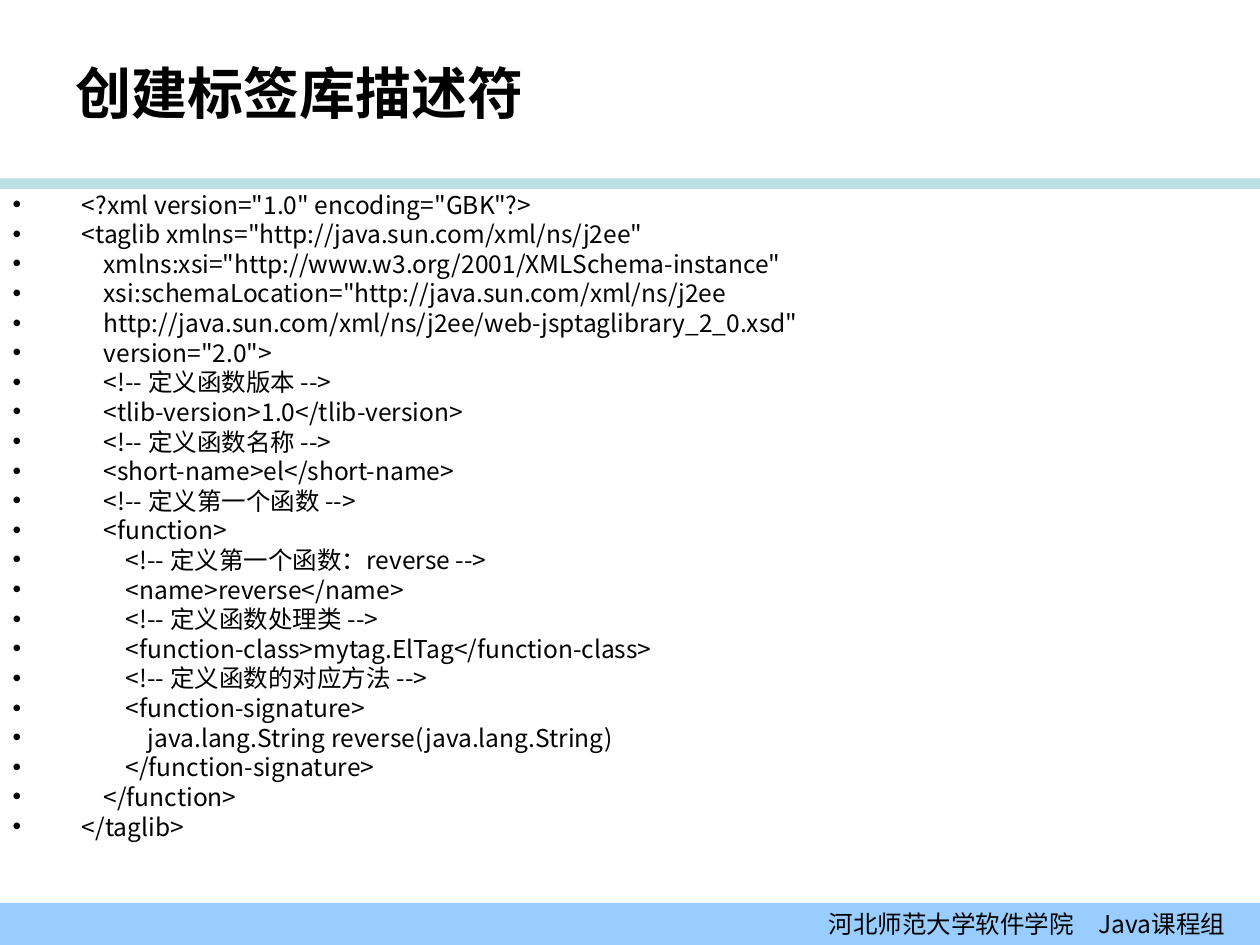
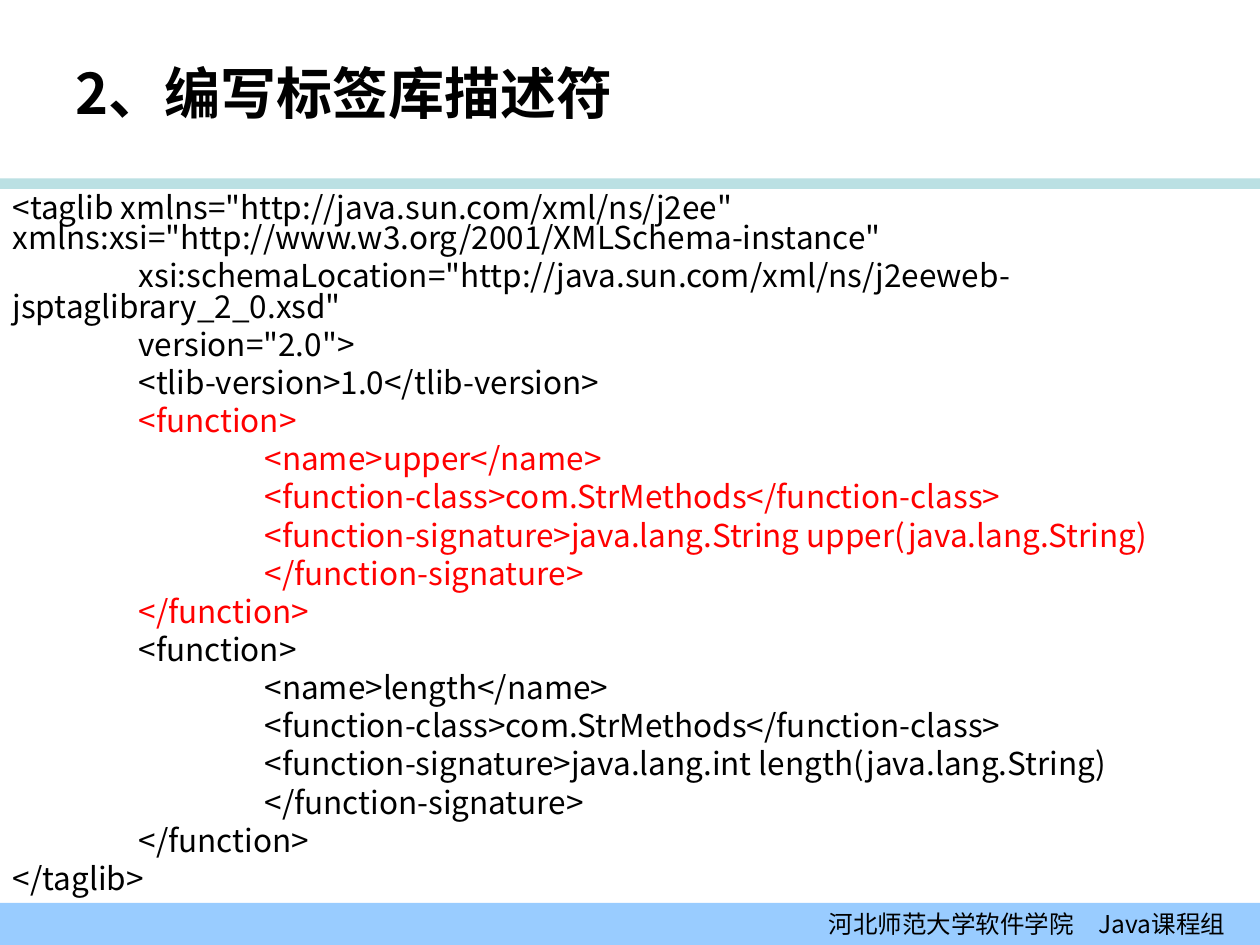
Before and after one commit to edu2act/course-JavaEE, a slide deck: slide 25 of 课程PPT/04-02_表达式语言（EL）.ppt. Drawn at 1260x945 pixels with LibreOffice and Linux fonts; fonts in the diff are those of the drawing; background and template pictures are left out. Boxes give left, top, right and bottom in pixels: in the first picture for what was removed or moved away, otherwise in the second. Text is boxed around its words. In the diff, an @@ line names an element or a change of style, - is before the commit and + after.

Commit message:
PPT

```diff
--- a/课程PPT/04-02_表达式语言（EL）.ppt
+++ b/课程PPT/04-02_表达式语言（EL）.ppt
@@ title at (x1=76, y1=66, x2=613, y2=119): text changed @@
-创建标签库描述符
+2、编写标签库描述符
@@ text at (x1=13, y1=187, x2=1010, y2=326): text changed; size 14 to 18 pt @@
-• <?xml version="1.0" encoding="GBK"?>
-• <taglib xmlns="http://java.sun.com/xml/ns/j2ee"
-• xmlns:xsi="http://www.w3.org/2001/XMLSchema-instance"
-• xsi:schemaLocation="http://java.sun.com/xml/ns/j2ee
-• http://java.sun.com/xml/ns/j2ee/web-jsptaglibrary_2_0.xsd"
+<taglib xmlns="http://java.sun.com/xml/ns/j2ee" xmlns:xsi="http://www.w3.org/2001/XMLSchema-instance"
+xsi:schemaLocation="http://java.sun.com/xml/ns/j2eeweb-jsptaglibrary_2_0.xsd"
@@ text at (x1=13, y1=324, x2=600, y2=898): size 14 to 18 pt in "version="2.0">", "<tlib-version>1.0</tlib-version>", "<function>", "</function-signature>" and 2 more places; text colour #000000 to #FF0000 in "<function>"; bullet • to none; more space between paragraphs @@
@@ text at (x1=148, y1=370, x2=295, y2=393): paragraph removed @@
-• <!-- 定义函数版本 -->
@@ text at (x1=104, y1=430, x2=454, y2=512): paragraphs removed @@
-• <!-- 定义函数名称 -->
-• <short-name>el</short-name>
-• <!-- 定义第一个函数 -->
@@ text at (x1=139, y1=445, x2=1148, y2=783): text changed; size 14 to 18 pt; text colour #000000 to #FF0000 @@
-• <!-- 定义第一个函数：reverse -->
-• <name>reverse</name>
-• <!-- 定义函数处理类 -->
-• <function-class>mytag.ElTag</function-class>
-• <!-- 定义函数的对应方法 -->
-• <function-signature>
-• java.lang.String reverse(java.lang.String)
+<name>upper</name>
+<function-class>com.StrMethods</function-class>
+<function-signature>java.lang.String upper(java.lang.String)
+</function-signature>
+</function>
+<function>
+<name>length</name>
+<function-class>com.StrMethods</function-class>
+<function-signature>java.lang.int length(java.lang.String)
```
Also in this commit, not shown: 15 other slides changed, 2 slides added, 2 slides removed, 23 other files.
